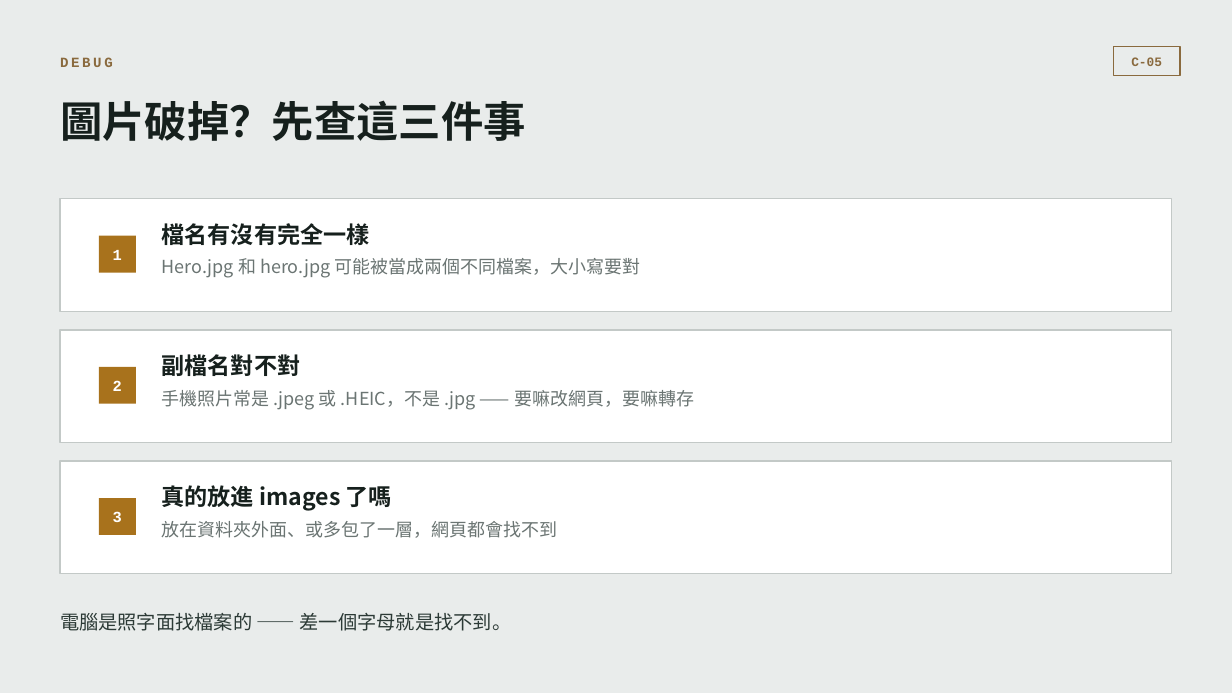
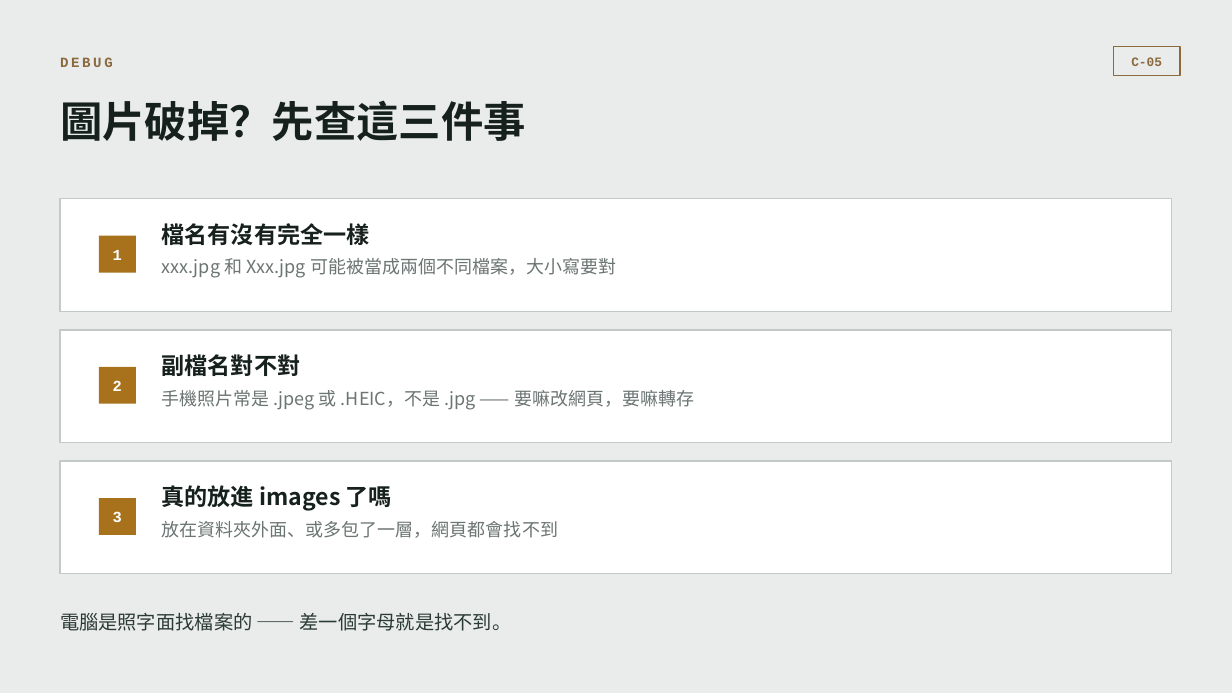
Before and after one commit to b39070566/architectureAiClass, a slide deck: slide 19 of slides/vibe-coding-workshop.pptx (slide 18 before the commit). Drawn at 1232x693 pixels with LibreOffice and Linux fonts; fonts in the diff are those of the drawing. Boxes give left, top, right and bottom in pixels: in the first picture for what was removed or moved away, otherwise in the second. Text is boxed around its words. In the diff, an @@ line names an element or a change of style, - is before the commit and + after.

```diff
--- a/slides/vibe-coding-workshop.pptx
+++ b/slides/vibe-coding-workshop.pptx
@@ text at [162,258,616,278]: text changed @@
-Hero.jpg 和 hero.jpg 可能被當成兩個不同檔案，大小寫要對
+xxx.jpg 和 Xxx.jpg 可能被當成兩個不同檔案，大小寫要對
```
Also in this commit, not shown: 8 other slides changed, 1 slide added, 1 other file.
